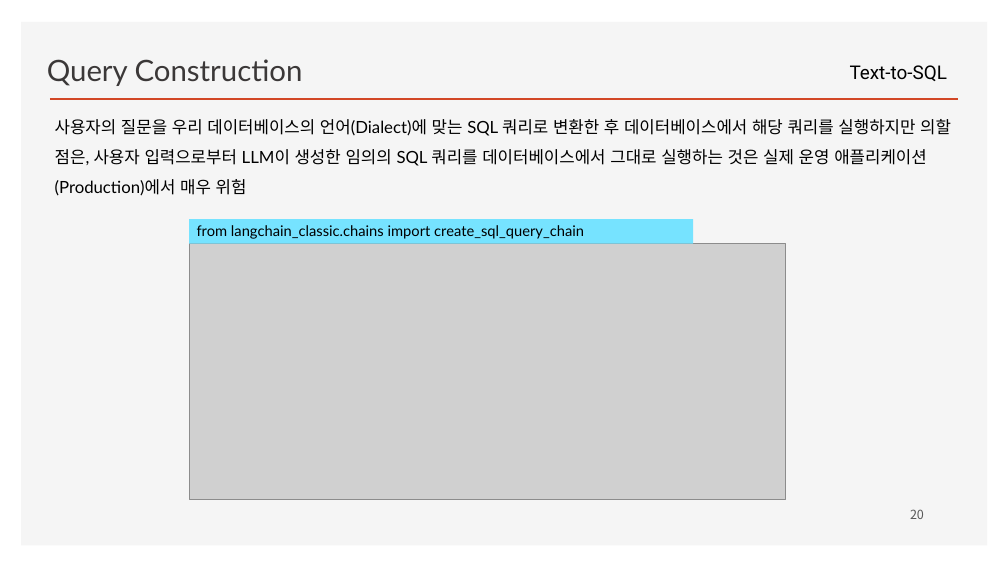
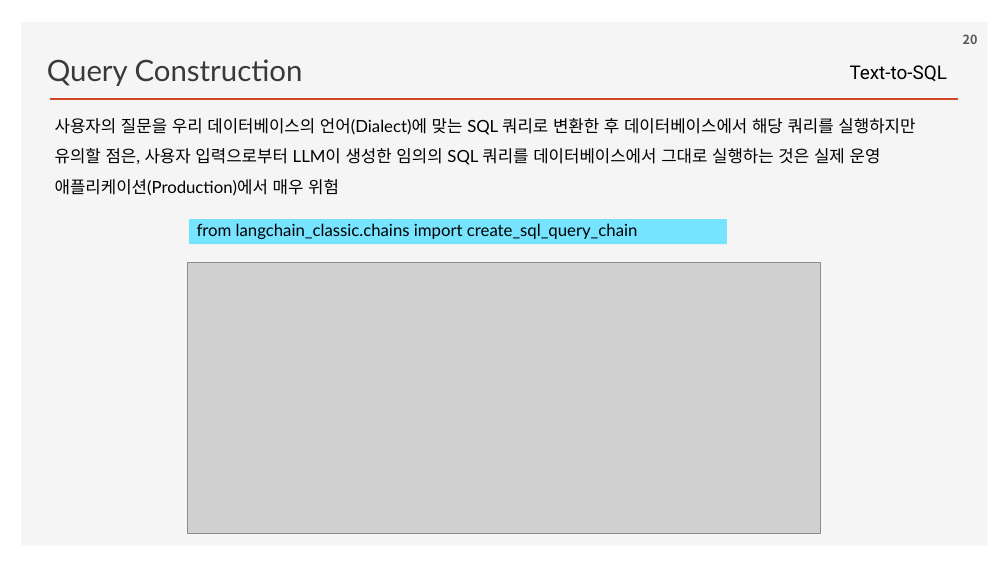
Before and after one commit to ancestor9/2026_Fall_Learning-Langchain-AI-Agent, a slide deck: slide 20 of ppts/CHAPTER 3 RAG Part II_Chatting with Your Data.pptx. Drawn at 1008x567 pixels with LibreOffice and Linux fonts; fonts in the diff are those of the drawing; grey boxes stand for pictures; background and template pictures are left out. Boxes give left, top, right and bottom in pixels: in the first picture for what was removed or moved away, otherwise in the second. Text is boxed around its words. In the diff, an @@ line names an element or a change of style, - is before the commit and + after.

```diff
--- a/ppts/CHAPTER 3 RAG Part II_Chatting with Your Data.pptx
+++ b/ppts/CHAPTER 3 RAG Part II_Chatting with Your Data.pptx
@@ page number: place and size @@
-page number at (910, 509, 924, 519)
+page number at (963, 34, 978, 44)
@@ page number at (963, 34, 978, 44): bold on @@
@@ text at (55, 118, 915, 196): text changed @@
-사용자의 질문을 우리 데이터베이스의 언어(Dialect)에 맞는 SQL 쿼리로 변환한 후 데이터베이스에서 해당 쿼리를 실행하지만 의할 점은, 사용자 입력으로부터 LLM이 생성한 임의의 SQL 쿼리를 데이터베이스에서 그대로 실행하는 것은 실제 운영 애플리케이션(Production)에서 매우 위험
+사용자의 질문을 우리 데이터베이스의 언어(Dialect)에 맞는 SQL 쿼리로 변환한 후 데이터베이스에서 해당 쿼리를 실행하지만 유의할 점은, 사용자 입력으로부터 LLM이 생성한 임의의 SQL 쿼리를 데이터베이스에서 그대로 실행하는 것은 실제 운영 애플리케이션(Production)에서 매우 위험
@@ rectangle "from langchain_classic.chains import create_sql_query_chain": place and size @@
-rectangle "from langchain_classic.chains import create_sql_query_chain" at (189, 219, 693, 244)
+rectangle "from langchain_classic.chains import create_sql_query_chain" at (189, 219, 727, 244)
@@ rectangle "from langchain_classic.chains import create_sql_query_chain" at (189, 219, 727, 244): size 14 to 16 pt @@
@@ picture: place and size @@
-picture at (189, 243, 786, 499)
+picture at (188, 262, 821, 534)
```
Also in this commit, not shown: 18 other slides changed.
